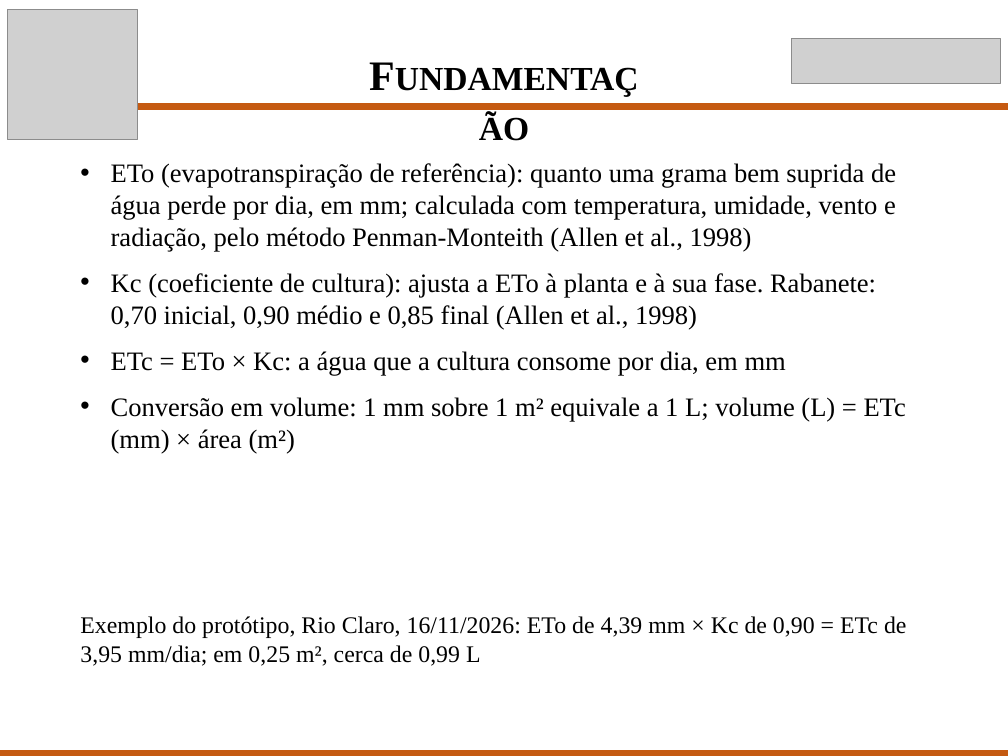
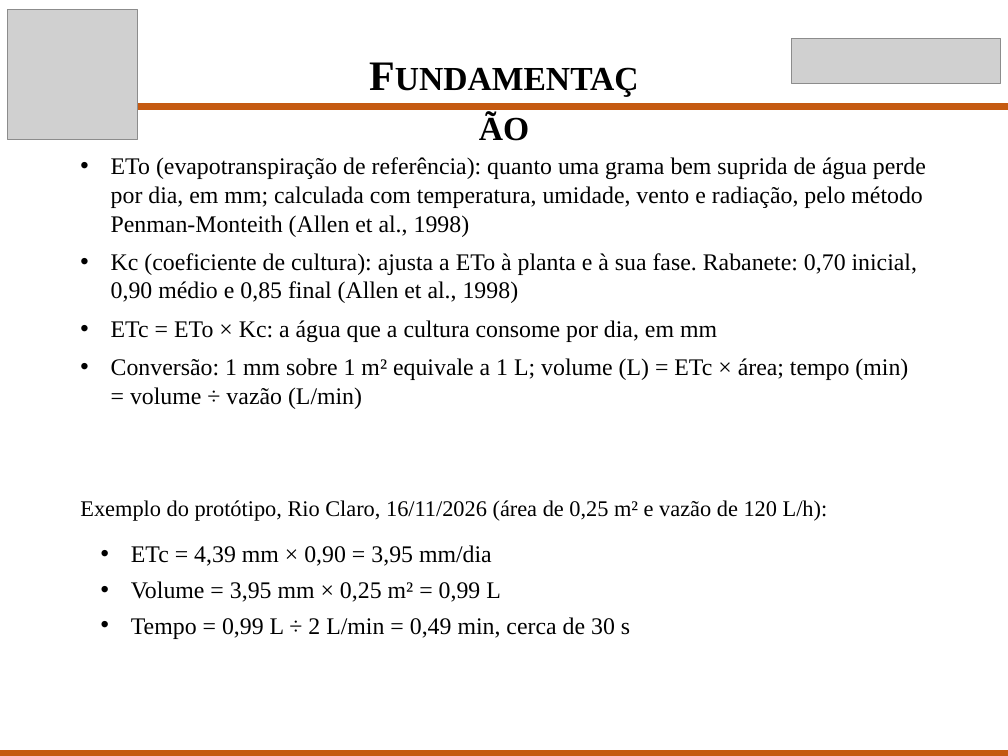
Before and after one commit to Scaglia05/irrigacao-inteligente, a slide deck: slide 5 of docs/p2/Apresentacao_TCC_P2.pptx. Drawn at 1008x756 pixels with LibreOffice and Linux fonts; fonts in the diff are those of the drawing; grey boxes stand for pictures. Boxes give left, top, right and bottom in pixels: in the first picture for what was removed or moved away, otherwise in the second. Text is boxed around its words. In the diff, an @@ line names an element or a change of style, - is before the commit and + after.

Commit message:
Slides da P2: tempo de irrigação no exemplo, lâmina fixa e limiares explicados, notas do apresentador
Fecha lacunas que a plateia poderia explorar: conversão de mm em litros e em minutos com o exemplo completo, motivo do volume zerado na captura do painel, valor da lâmina fixa dos controles, origem dos limiares e a reavaliação de 6 h ainda não implementada no protótipo.

```diff
--- a/docs/p2/Apresentacao_TCC_P2.pptx
+++ b/docs/p2/Apresentacao_TCC_P2.pptx
@@ text at (111,157,926,342): size 19 to 17 pt in "ETo (evapotranspiração de referência): quanto uma grama ...", "Kc (coeficiente de cultura): ajusta a ETo ...", "ETc = ETo × Kc: a água ..."; less space between paragraphs @@
@@ text at (111,358,908,409): text changed; size 19 to 17 pt @@
-• Conversão em volume: 1 mm sobre 1 m² equivale a 1 L; volume (L) = ETc (mm) × área (m²)
+• Conversão: 1 mm sobre 1 m² equivale a 1 L; volume (L) = ETc × área; tempo (min) = volume ÷ vazão (L/min)
@@ text at (80,500,828,521): text changed; size 17 to 16 pt @@
-Exemplo do protótipo, Rio Claro, 16/11/2026: ETo de 4,39 mm × Kc de 0,90 = ETc de 3,95 mm/dia; em 0,25 m², cerca de 0,99 L
+Exemplo do protótipo, Rio Claro, 16/11/2026 (área de 0,25 m² e vazão de 120 L/h):
@@ text added at (131,545,630,639), 17 pt, text #000000 @@
+• ETc = 4,39 mm × 0,90 = 3,95 mm/dia
+• Volume = 3,95 mm × 0,25 m² = 0,99 L
+• Tempo = 0,99 L ÷ 2 L/min = 0,49 min, cerca de 30 s
```
Also in this commit, not shown: 4 other slides changed, 1 other file.
